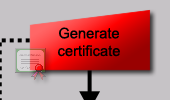
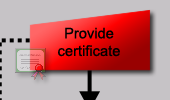
Layers edited between the first and the second 170px x 100px image:
renamed "Generate certificate" to "Provide certificate", painted on it over box(59, 27, 119, 39)
